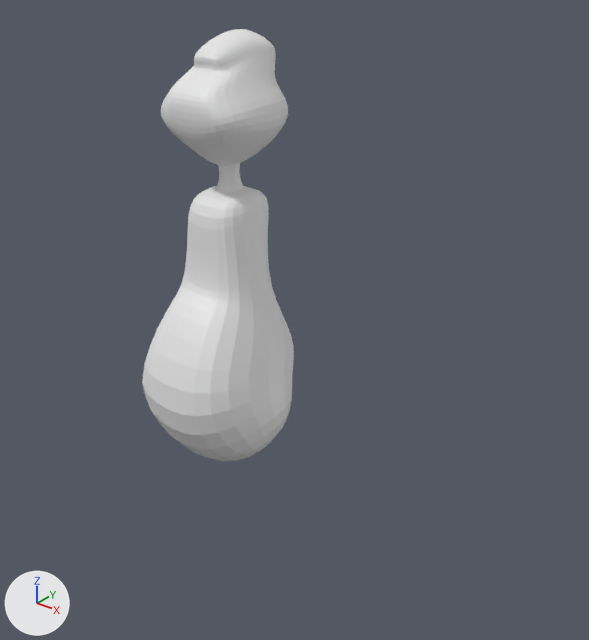
Before and after pictures for a commit that changed the Blender file Diorama3D_Niikado.blend.
Camera for both pictures: a 50 mm camera at (1.394, -1.376, 1.842) aimed at (0.142, 0.189, 0.871). Lighting does not change. The marker at lower left points along +X, +Y and +Z.

The first picture shows 'Cabeza', 'Torso'.
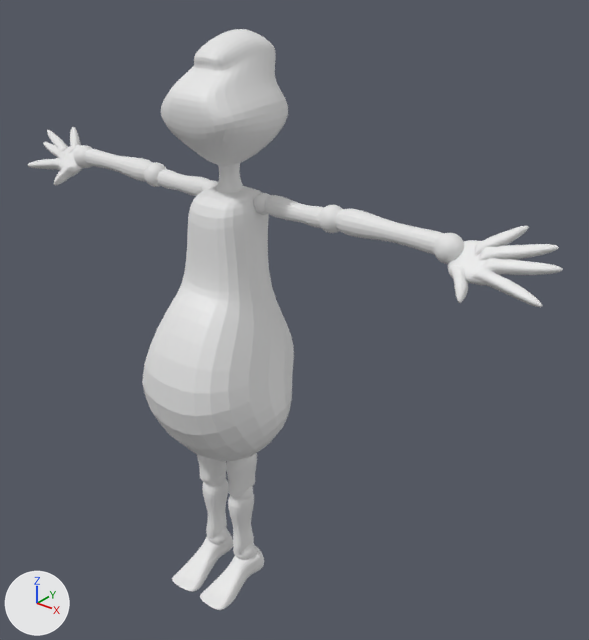
Boxes (x1, y1, x2, y2) around the edits, measured in the pictures (589 x 640 px):
'Antebrazo', added
    after: (85, 149, 444, 255)
'Pie', added
    after: (172, 531, 264, 610)
'Pierna1', added
    after: (202, 479, 254, 555)
'Brazo', added
    after: (157, 169, 324, 228)
'Pierna', added
    after: (197, 453, 257, 497)
'Dedo2', added
    after: (28, 158, 542, 307)
'Dedo3', added
    after: (43, 142, 563, 275)
'Dedo4', added
    after: (47, 130, 559, 261)
'Mano', added
    after: (58, 145, 487, 285)
'Muneca', added
    after: (74, 145, 464, 264)
'Codo', added
    after: (144, 162, 342, 233)
'Dedo5', added
    after: (69, 127, 529, 256)
'Dedo1', added
    after: (54, 163, 468, 303)
'Tobillo', added
    after: (207, 528, 255, 560)
'Hombro', added
    after: (202, 180, 270, 215)
'Rodilla', added
    after: (206, 473, 253, 500)

The change, as a list of edits to the scene's bpy script:
```text
Add ob_pie:
    ob_pie = bpy.data.objects.new('Pie', me_cube_017)  # 40 vertices, 38 faces; spans x 0.03..2.26, y -1.53..1.22, z 0.01..1.35; modifiers MIRROR, SUBSURF
    ob_pie.location = (0.0, 0.0, 0.0)
    ob_pie.scale = (0.0581, 0.0864, 0.0864)
Add ob_tobillo:
    ob_tobillo = bpy.data.objects.new('Tobillo', me_sphere_005)  # a UV sphere (32 segments, 16 rings, poles along z) spanning x -3.28..-0.82, y -3.05..-0.59, z -5.52..-3.06; modifiers MIRROR
    ob_tobillo.location = (0.0, 0.0, 0.0)
    ob_tobillo.scale = (-0.0275, -0.0275, -0.0275)
Add ob_pierna1:
    ob_pierna1 = bpy.data.objects.new('Pierna1', me_cube_016)  # 24 vertices, 22 faces; spans x 0.16..1.71, y -0.2..1.3, z 1.2..4.05; modifiers MIRROR, SUBSURF
    ob_pierna1.location = (0.0, 0.0, 0.0)
    ob_pierna1.scale = (0.0581, 0.0864, 0.0864)
Add ob_rodilla:
    ob_rodilla = bpy.data.objects.new('Rodilla', me_sphere_004)  # a UV sphere (32 segments, 16 rings, poles along z) spanning x -3.19..-0.73, y -3.05..-0.59, z -13.58..-11.12; modifiers MIRROR
    ob_rodilla.location = (0.0, 0.0, 0.0)
    ob_rodilla.scale = (-0.0275, -0.0275, -0.0275)
Add ob_pierna:
    ob_pierna = bpy.data.objects.new('Pierna', me_cube_015)  # 24 vertices, 22 faces; spans x 0.32..1.87, y -0.2..1.3, z 3.81..5.75; modifiers MIRROR, SUBSURF
    ob_pierna.location = (0.0, 0.0, 0.0)
    ob_pierna.scale = (0.0581, 0.0864, 0.0864)
Add ob_mano:
    ob_mano = bpy.data.objects.new('Mano', me_cube_009)  # 32 vertices, 30 faces; spans x 11.14..13.13, y 1.47..3.2, z 20.59..22.27; modifiers MIRROR, SUBSURF
    ob_mano.location = (0.0, 0.0, 0.0)
    ob_mano.scale = (0.0557, 0.0557, 0.0557)
Add ob_dedo5:
    ob_dedo5 = bpy.data.objects.new('Dedo5', me_cube_014)  # 30 vertices, 28 faces; spans x 23.14..26.56, y 3.73..7.51, z 40.65..44.31; modifiers MIRROR, SUBSURF
    ob_dedo5.location = (0.0, 0.0, 0.0)
    ob_dedo5.rotation_euler = (0.0, -0.00215, 0.0)  # degrees (0, -0.1, 0)
    ob_dedo5.scale = (0.0288, 0.0288, 0.0288)
Add ob_dedo4:
    ob_dedo4 = bpy.data.objects.new('Dedo4', me_cube_013)  # 30 vertices, 28 faces; spans x 24.28..29.86, y 3.54..6.72, z 42.53..45.61; modifiers MIRROR, SUBSURF
    ob_dedo4.location = (-0.013, 0.0, -0.059)
    ob_dedo4.rotation_euler = (0.0, -0.00215, 0.0)  # degrees (0, -0.1, 0)
    ob_dedo4.scale = (0.0288, 0.0288, 0.0288)
Add ob_dedo3:
    ob_dedo3 = bpy.data.objects.new('Dedo3', me_cube_012)  # 30 vertices, 28 faces; spans x 24.21..30.06, y 3.04..5.6, z 41.01..43.53; modifiers MIRROR, SUBSURF
    ob_dedo3.location = (0.008, 0.0, -0.029)
    ob_dedo3.rotation_euler = (0.0, -0.00215, 0.0)  # degrees (0, -0.1, 0)
    ob_dedo3.scale = (0.0288, 0.0288, 0.0288)
Add ob_dedo2:
    ob_dedo2 = bpy.data.objects.new('Dedo2', me_cube_011)  # 30 vertices, 28 faces; spans x 23.86..30.07, y 2.69..5.1, z 39.69..42.08; modifiers MIRROR, SUBSURF
    ob_dedo2.location = (0.0, 0.0, 0.0)
    ob_dedo2.rotation_euler = (0.0, -0.00215, 0.0)  # degrees (0, -0.1, 0)
    ob_dedo2.scale = (0.0288, 0.0288, 0.0288)
Add ob_dedo1:
    ob_dedo1 = bpy.data.objects.new('Dedo1', me_cube_010)  # 24 vertices, 22 faces; spans x 21.69..24.12, y 1.61..4.61, z 38.69..41.62; modifiers MIRROR, SUBSURF
    ob_dedo1.location = (0.0, 0.0, 0.0)
    ob_dedo1.scale = (0.0288, 0.0288, 0.0288)
Add ob_muneca:
    ob_muneca = bpy.data.objects.new('Muneca', me_sphere_002)  # a UV sphere (32 segments, 16 rings, poles along z) spanning x -23.69..-21.24, y -5.92..-3.46, z -45.25..-42.79; modifiers MIRROR
    ob_muneca.location = (0.0, 0.0, 0.0)
    ob_muneca.scale = (-0.0275, -0.0275, -0.0275)
Add ob_hombro:
    ob_hombro = bpy.data.objects.new('Hombro', me_sphere)  # a UV sphere (32 segments, 16 rings, poles along z) spanning x -4.28..-2.28, y -5.69..-3.69, z -44.81..-42.81; modifiers MIRROR
    ob_hombro.location = (0.0, 0.0, 0.0)
    ob_hombro.scale = (-0.0275, -0.0275, -0.0275)
Add ob_codo:
    ob_codo = bpy.data.objects.new('Codo', me_sphere_001)  # a UV sphere (32 segments, 16 rings, poles along z) spanning x -12.34..-9.88, y -5.92..-3.46, z -45.25..-42.79; modifiers MIRROR
    ob_codo.location = (0.0, 0.0, 0.0)
    ob_codo.scale = (-0.0275, -0.0275, -0.0275)
Add ob_brazo:
    ob_brazo = bpy.data.objects.new('Brazo', me_cube_007)  # 16 vertices, 14 faces; spans x 1.3..5.29, y 1.6..2.9, z 19.37..20.66; modifiers MIRROR, SUBSURF
    ob_brazo.location = (0.0, 0.0, 0.03)
    ob_brazo.scale = (0.0588, 0.0588, 0.0588)
Add ob_antebrazo:
    ob_antebrazo = bpy.data.objects.new('Antebrazo', me_cube_008)  # 16 vertices, 14 faces; spans x 5.05..11.05, y 1.42..3.08, z 19.78..21.43; modifiers MIRROR, SUBSURF
    ob_antebrazo.location = (0.0, 0.0, 0.0)
    ob_antebrazo.scale = (0.0588, 0.0588, 0.0588)
```
